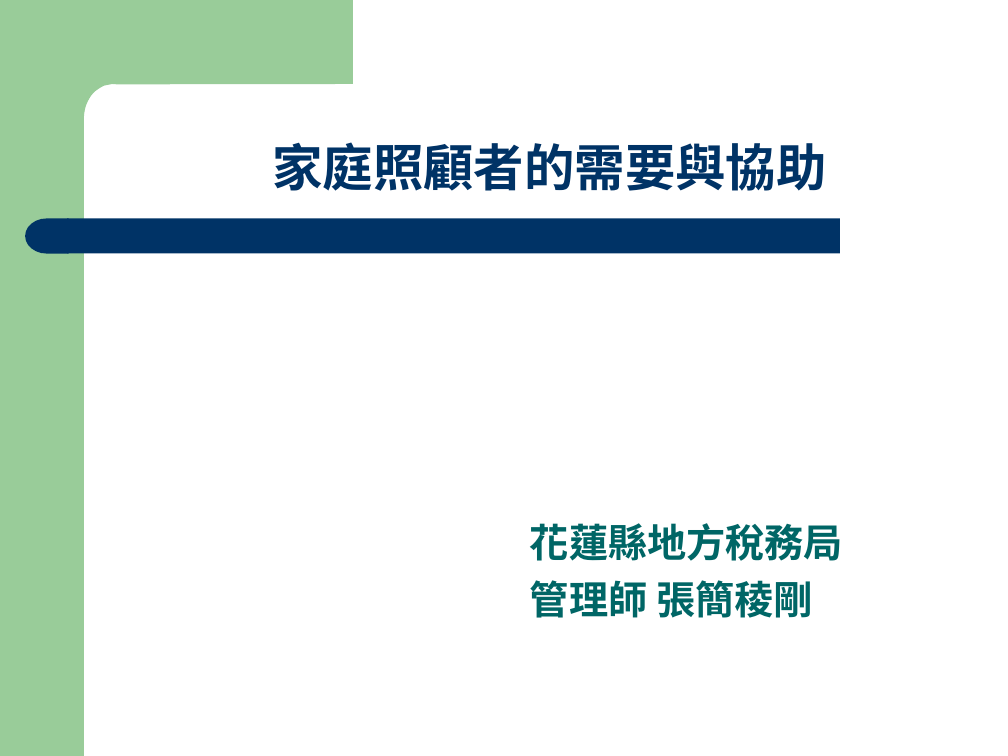
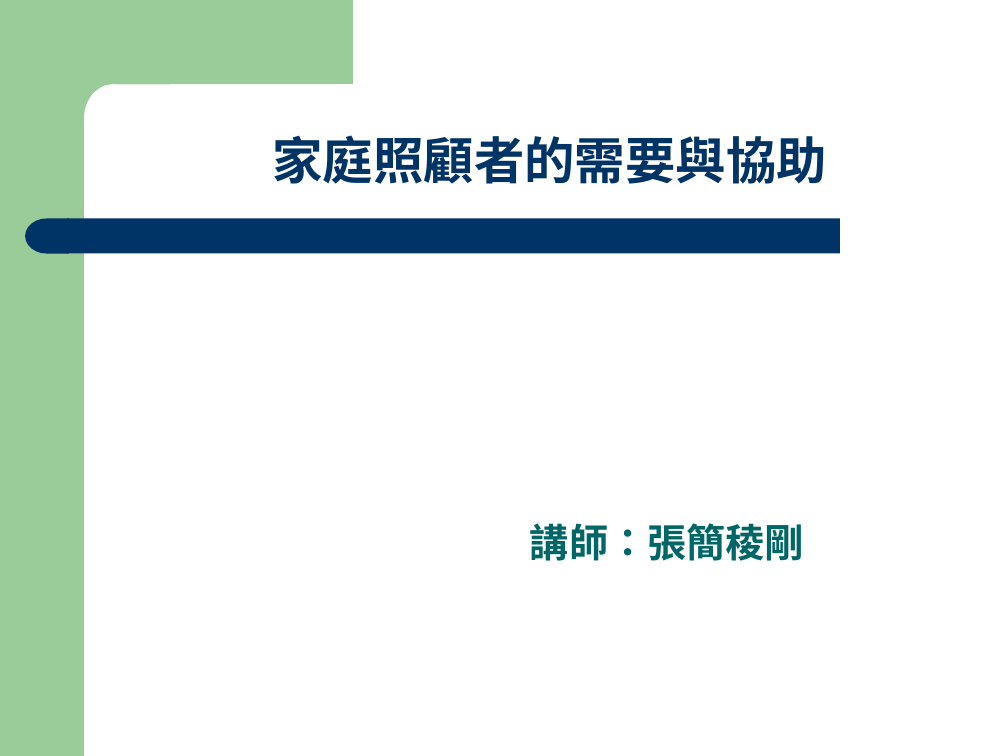
Before and after one commit to fhopecc/fhopecc, a slide deck: slide 1 of public/tutor/home_care.ppt. Drawn at 1008x756 pixels with LibreOffice and Linux fonts; fonts in the diff are those of the drawing. Boxes give left, top, right and bottom in pixels: in the first picture for what was removed or moved away, otherwise in the second. Text is boxed around its words. In the diff, an @@ line names an element or a change of style, - is before the commit and + after.

```diff
--- a/public/tutor/home_care.ppt
+++ b/public/tutor/home_care.ppt
@@ text "家庭照顧者的需要與協助" moved from (x1=272, y1=142, x2=826, y2=191) to (x1=272, y1=135, x2=826, y2=184) @@
@@ subtitle at (x1=530, y1=523, x2=804, y2=561): text changed @@
-花蓮縣地方稅務局
-管理師 張簡稜剛
+講師：張簡稜剛
```
Also in this commit, not shown: 29 other slides changed, 5 slides added, 2 slides removed, 3 other files.
